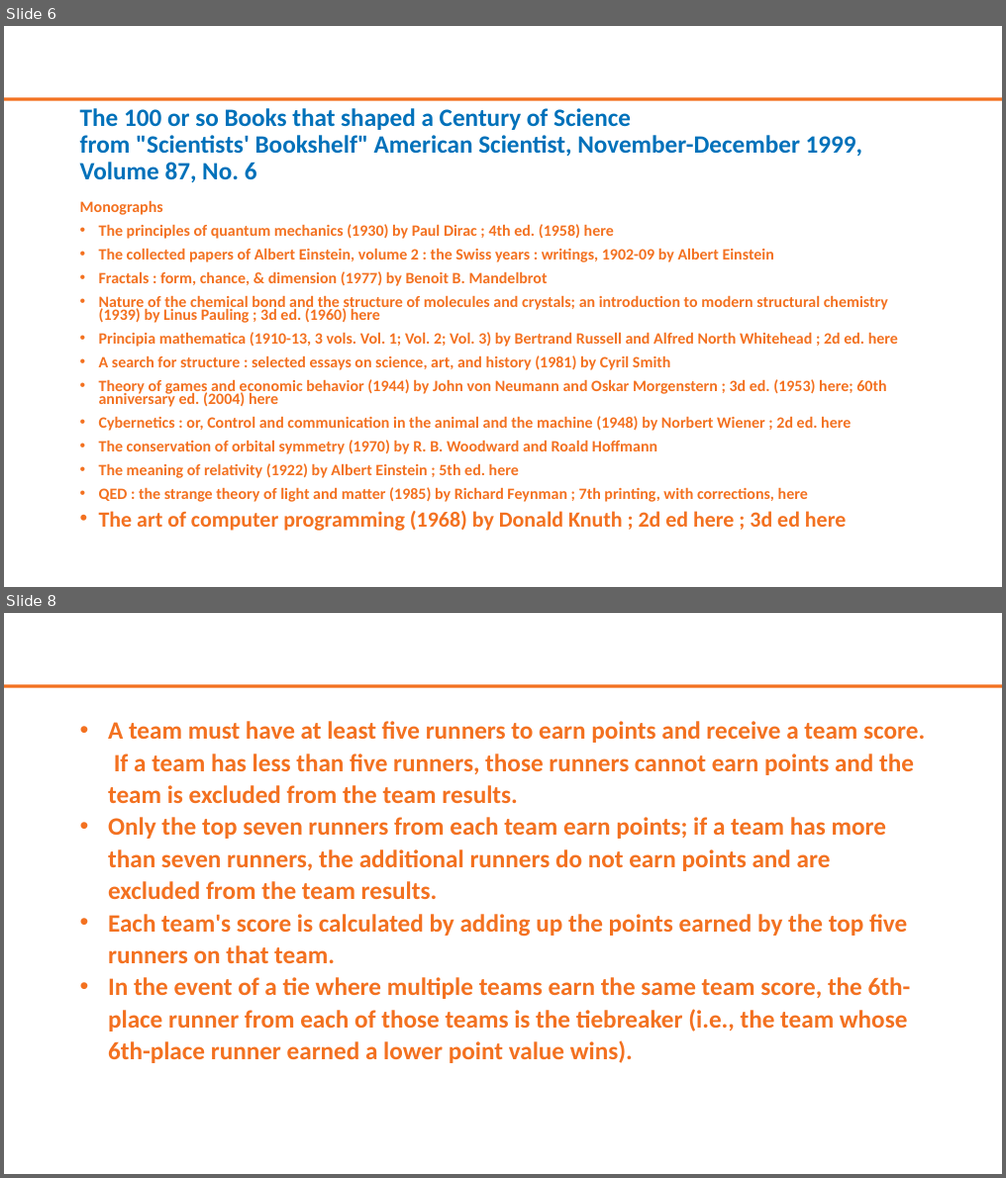
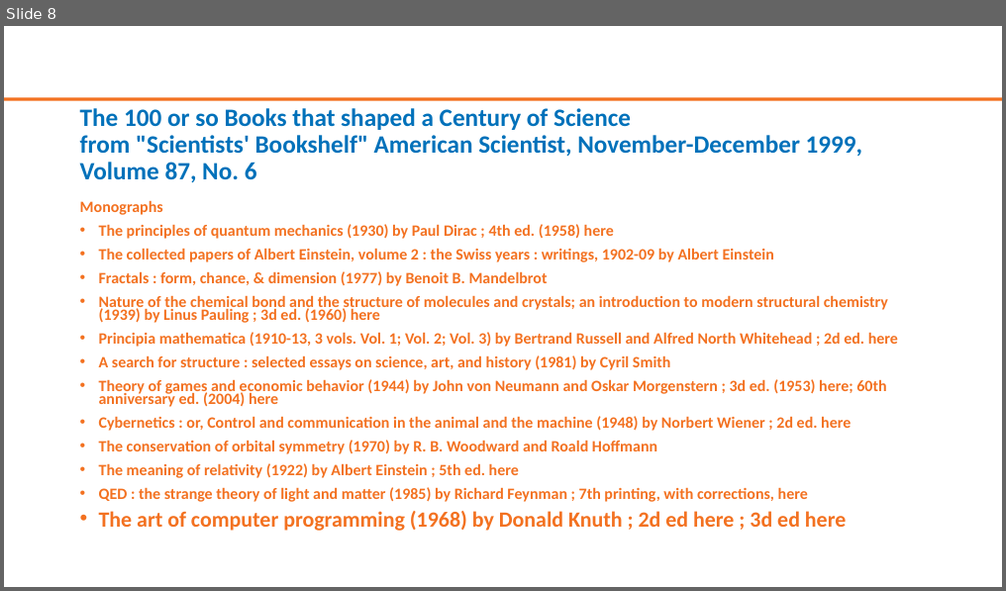
Before and after one commit to Ingage-Meetup/XC-20210120, a slide deck: slides.pptx. Shown one above the other, each under a label of ours: slides 6 and 8 before the commit, slide 8 after it; the slides between them are not shown. The pictures are 1006x1178 and 1006x591 pixels, drawn with LibreOffice and Linux fonts; fonts in the diff are those of the drawing; background and template pictures are left out. Boxes give left, top, right and bottom in pixels: in the first picture for what was removed or moved away, otherwise in the second. Text is boxed around its words. In the diff, an @@ line names an element or a change of style, - is before the commit and + after.

```diff
--- a/slides.pptx
+++ b/slides.pptx
@@ slide 8 removed at bbox=[4, 613, 1002, 1174], background #FFFFFF; not listed: 1 template element that a slide beside it also shows @@
@@ text removed at bbox=[108, 721, 925, 1063] @@
-• A team must have at least five runners to earn points and receive a team score. If a team has less than five runners, those runners cannot earn points and the team is excluded from the team results.
-• Only the top seven runners from each team earn points; if a team has more than seven runners, the additional runners do not earn points and are excluded from the team results.
-• Each team's score is calculated by adding up the points earned by the top five runners on that team.
-• In the event of a tie where multiple teams earn the same team score, the 6th-place runner from each of those teams is the tiebreaker (i.e., the team whose 6th-place runner earned a lower point value wins).
@@ what was slide 6 is now slide 8 @@
```
Also in this commit, not shown: 2 slides changed, 5 slides added, 4 other slides removed.
